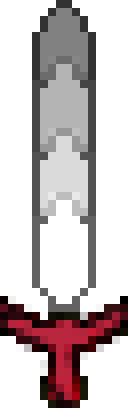
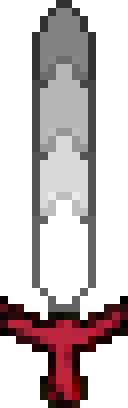
The second (128, 408) image is a revision of the first. Changes to its layers:
painted on "Layer 1" over [8, 296, 120, 376]
